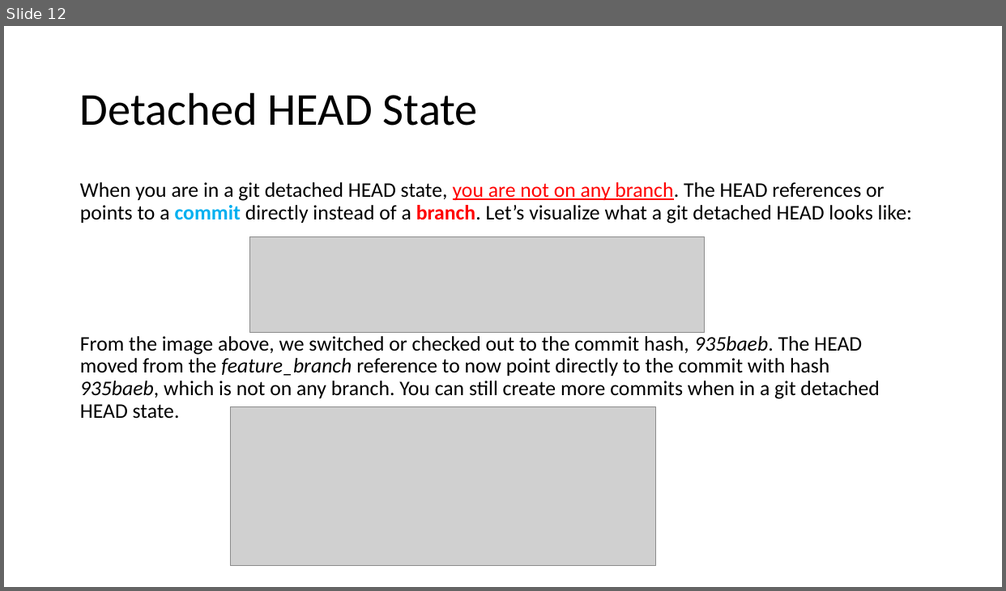
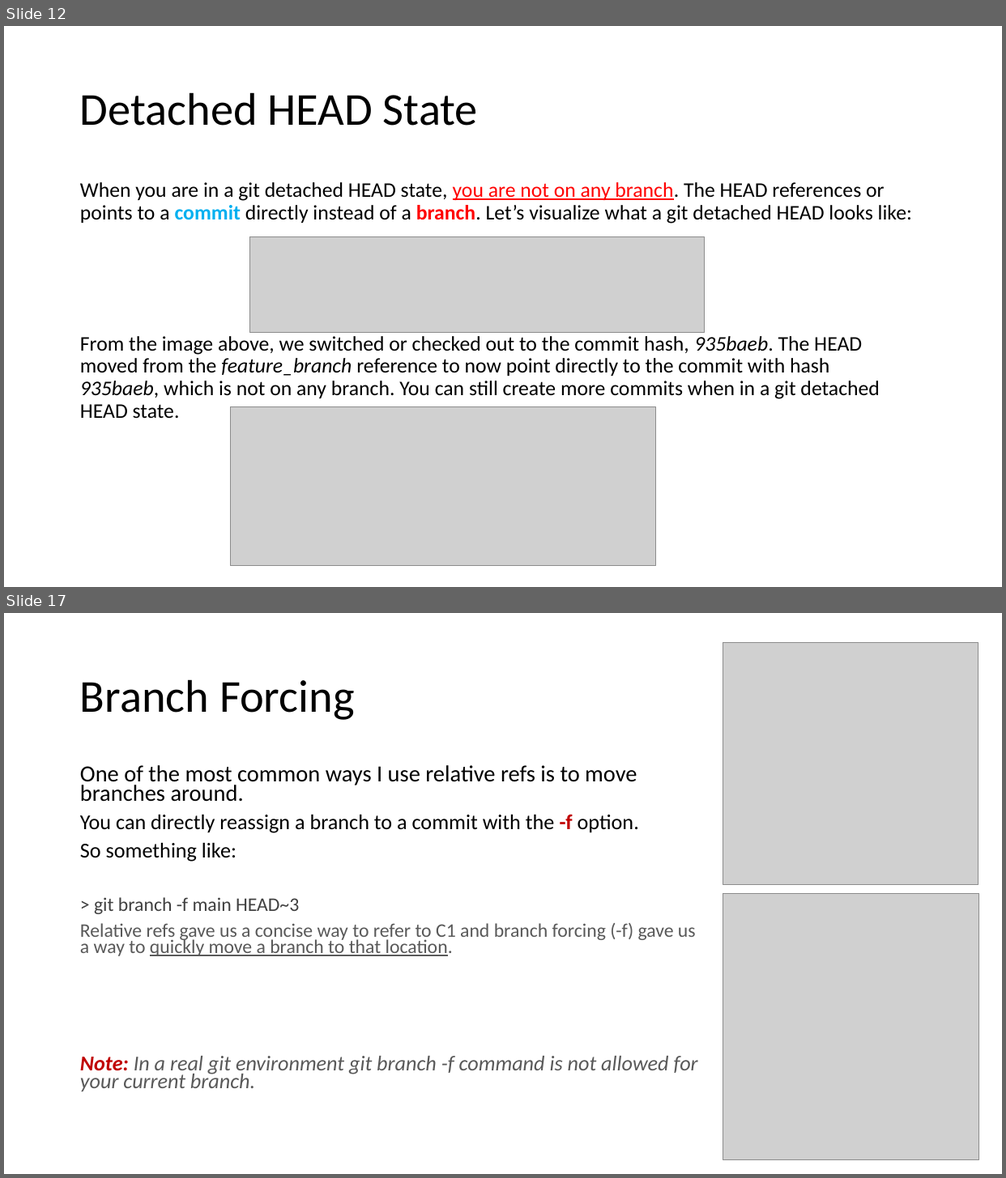
Before and after one commit to fmontazeri/Knowledeg, a slide deck: GitLearning.pptx. Shown one above the other, each under a label of ours: slide 12 before the commit, slides 12 and 17 after it; the slides between them are not shown. The pictures are 1006x591 and 1006x1178 pixels, drawn with LibreOffice and Linux fonts; fonts in the diff are those of the drawing; grey boxes stand for pictures. Boxes give left, top, right and bottom in pixels: in the first picture for what was removed or moved away, otherwise in the second. Text is boxed around its words. In the diff, an @@ line names an element or a change of style, - is before the commit and + after.

```diff
--- a/GitLearning.pptx
+++ b/GitLearning.pptx
@@ slide 17 added at bbox=[4, 613, 1002, 1174], background #FFFFFF @@
@@ picture added at bbox=[722, 643, 978, 884] @@
@@ title added at bbox=[80, 679, 355, 720], 44 pt, text #000000 @@
+Branch Forcing
@@ text added at bbox=[80, 765, 698, 1092], 20.4 pt, text #595959 @@
+One of the most common ways I use relative refs is to move branches around.
+You can directly reassign a branch to a commit with the -f option.
+So something like:
+> git branch -f main HEAD~3
+Relative refs gave us a concise way to refer to C1 and branch forcing (-f) gave us a way to quickly move a branch to that location.
+Note: In a real git environment git branch -f command is not allowed for your current branch.
@@ picture added at bbox=[722, 894, 978, 1161] @@
```
Also in this commit, not shown: 4 slides changed, 4 other slides added, 1 slide removed.
